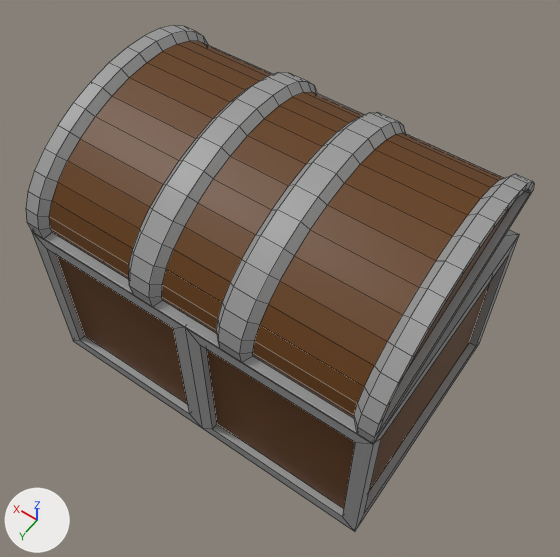
An edit to the Blender file assets/Chest.blend, drawn before and after from the same camera.
Both versions are drawn from a 50 mm lens placed at (-0.76, 1.041, 1.711), pointed at (-0.035, 0.026, 0.117). The lights are fixed; the arrows at lower left show +X, +Y and +Z. Mesh edges are drawn as thin lines.

Script lines for the objects in view, before the commit:
```python
me_cube = bpy.data.meshes.new('Cube')
me_cube.from_pydata(...)  # 84 vertices, 80 faces; spans x -0.25..0.25, y -0.175..0.175, z -0.125..0.125
# faces by material slot: [72, 7, 1]
me_cube.materials.append(mat_metal)  # grey #9b9b9b
me_cube.materials.append(mat_wood)  # brown #633900
me_cube.materials.append(mat_interior)  # black #000000
me_cylinder = bpy.data.meshes.new('Cylinder')
me_cylinder.from_pydata(...)  # 338 vertices, 317 faces; spans x -0.25..0.25, y -0.175..0.175, z 0.0..0.1
# faces by material slot: [50, 266, 1]
me_cylinder.materials.append(mat_wood)  # brown #633900
me_cylinder.materials.append(mat_metal)  # grey #9b9b9b
me_cylinder.materials.append(mat_interior)  # black #000000
ob_cube = bpy.data.objects.new('Cube', me_cube)
ob_cube.location = (0.0, 0.0, 0.0)
ob_cube.scale = (2.0, 2.0, 2.0)
ob_cylinder = bpy.data.objects.new('Cylinder', me_cylinder)
ob_cylinder.location = (0.0, 0.011, 0.334)
ob_cylinder.rotation_euler = (-0.26, 0.0, 0.0)  # degrees (-15, 0, 0)
ob_cylinder.scale = (2.0, 2.0, 2.0)
```
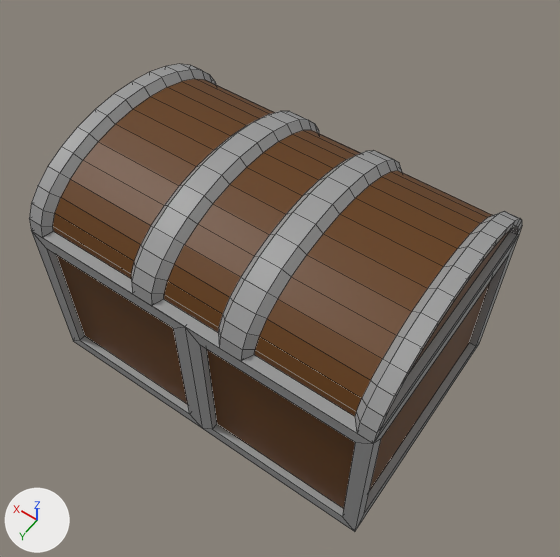
The change in detail:
Object 'Cylinder' (ob_cylinder) turns from (-15, 0, 0) to (0, 0, 0) degrees about x, y and z.
Object 'Cylinder' (ob_cylinder) moves from (0.0, 0.011, 0.334) to (0.0, 0.0, 0.25).

Location of each change, [x1, y1, x2, y2] in pixels of the pictures (560 x 557 px):
'Cylinder', moved, turned
    before: [26, 25, 534, 444]
    after: [29, 64, 522, 444]
